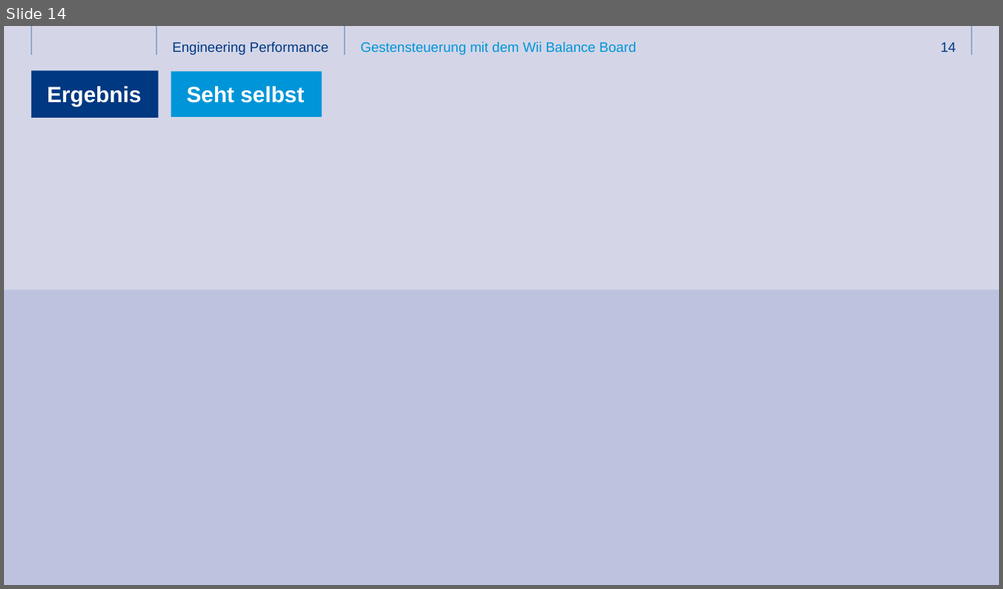
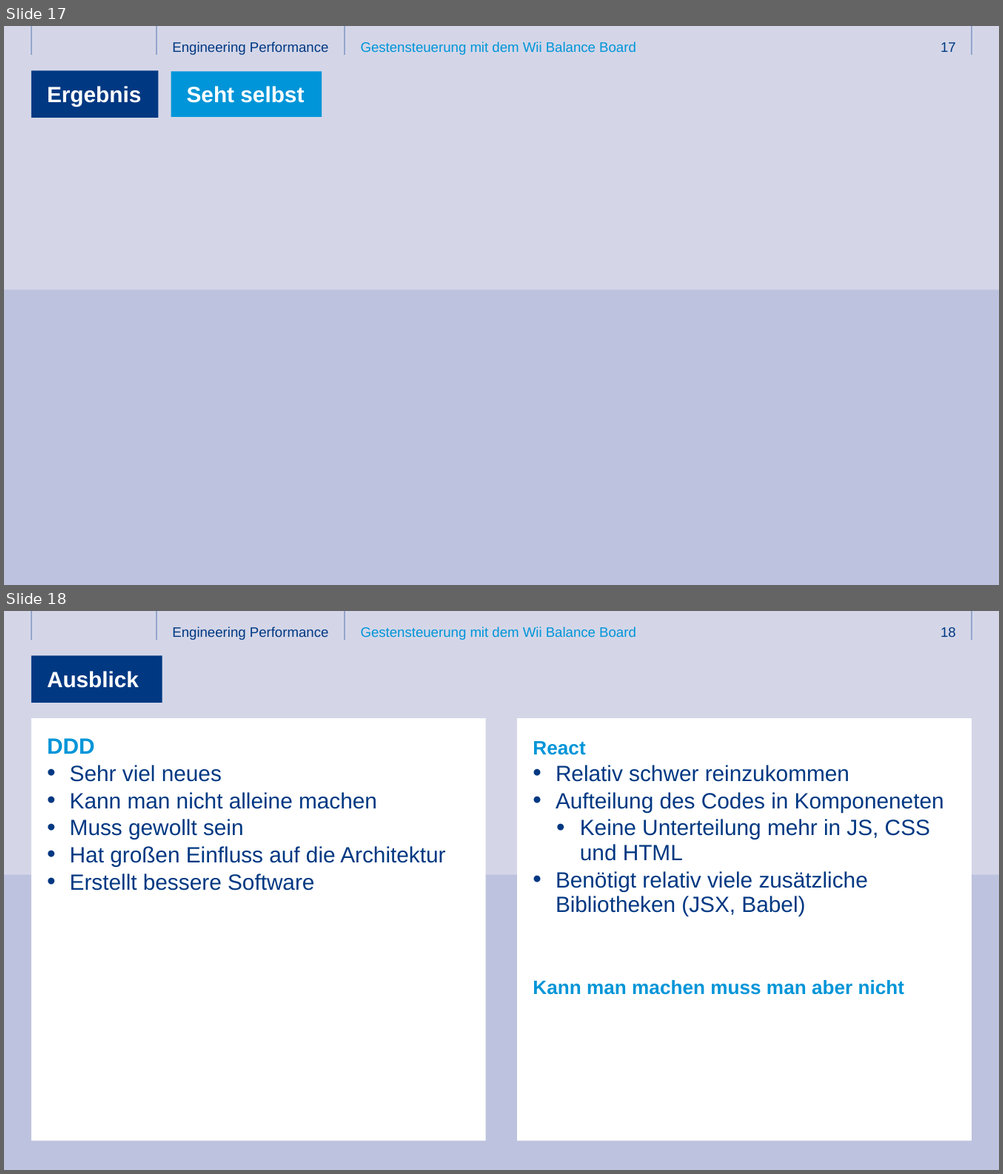
Before and after one commit to ThomasHein/3T2017, a slide deck: Folien/3T_2017_React und DDD.pptx. Shown one above the other, each under a label of ours: slide 14 before the commit, slides 17 and 18 after it. The pictures are 1003x589 and 1003x1174 pixels, drawn with LibreOffice and Linux fonts; fonts in the diff are those of the drawing; background and template pictures are left out. Boxes give left, top, right and bottom in pixels: in the first picture for what was removed or moved away, otherwise in the second. Text is boxed around its words. In the diff, an @@ line names an element or a change of style, - is before the commit and + after.

```diff
--- a/Folien/3T_2017_React und DDD.pptx
+++ b/Folien/3T_2017_React und DDD.pptx
@@ slide 18 added at (x1=4, y1=611, x2=999, y2=1170), background #FFFFFF; not listed: 9 template elements that a slide beside it also shows @@
@@ title added at (x1=31, y1=655, x2=162, y2=703), fill #003882, 16 pt, text #FFFFFF, bold @@
+Ausblick
@@ rectangle added at (x1=32, y1=718, x2=486, y2=1141), fill #FFFFFF @@
@@ rectangle added at (x1=518, y1=718, x2=972, y2=1141), fill #FFFFFF @@
@@ text added at (x1=47, y1=738, x2=445, y2=891), 16 pt, text #003882 @@
+DDD
+    • Sehr viel neues
+    • Kann man nicht alleine machen
+    • Muss gewollt sein
+    • Hat großen Einfluss auf die Architektur
+    • Erstellt bessere Software
@@ text added at (x1=532, y1=741, x2=944, y2=995), 16 pt, text #003882 @@
+React
+    • Relativ schwer reinzukommen
+    • Aufteilung des Codes in Komponeneten
+      • Keine Unterteilung mehr in JS, CSS und HTML
+    • Benötigt relativ viele zusätzliche Bibliotheken (JSX, Babel)
+Kann man machen muss man aber nicht
@@ what was slide 14 is now slide 17 @@
@@ page number at (x1=940, y1=42, x2=956, y2=52): text changed @@
-14
+17
```
Also in this commit, not shown: 4 slides changed, 5 other slides added, 2 slides removed, 1 other file.
